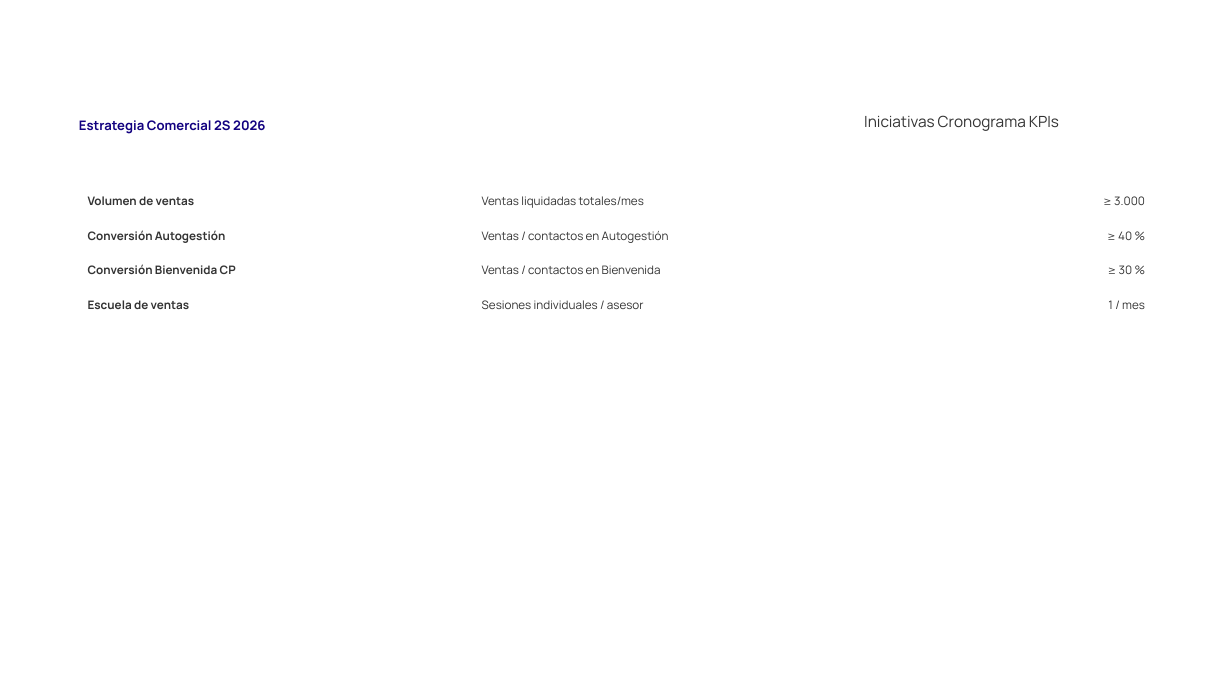
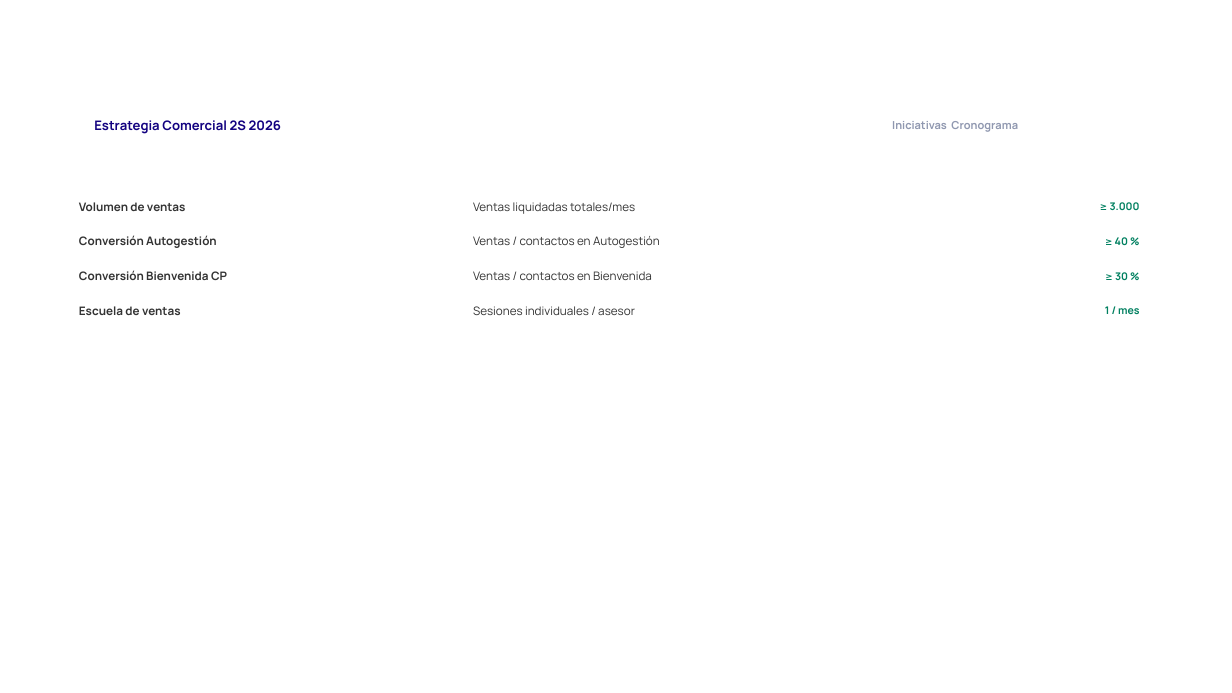
Before and after one commit to JeamPaulLabs/InformeSemestral, a slide deck: slide 28 of televentas/INFORME_TELEVENTAS_HIBRIDO_V2_SKELETON.pptx. Drawn at 1232x693 pixels with LibreOffice and Linux fonts; fonts in the diff are those of the drawing; background and template pictures are left out. Boxes give left, top, right and bottom in pixels: in the first picture for what was removed or moved away, otherwise in the second. Text is boxed around its words. In the diff, an @@ line names an element or a change of style, - is before the commit and + after.

```diff
--- a/televentas/INFORME_TELEVENTAS_HIBRIDO_V2_SKELETON.pptx
+++ b/televentas/INFORME_TELEVENTAS_HIBRIDO_V2_SKELETON.pptx
@@ text "Estrategia Comercial 2S 2026" moved from (x1=79, y1=120, x2=265, y2=134) to (x1=94, y1=120, x2=281, y2=134) @@
@@ text "Iniciativas Cronograma KPIs" moved from (x1=864, y1=115, x2=1059, y2=131) to (x1=892, y1=121, x2=1018, y2=132) @@
@@ text "Iniciativas Cronograma KPIs" at (x1=892, y1=121, x2=1018, y2=132): size 12 to 8.6 pt, bold on; text colour #333333 to #9098B0 in "Iniciativas Cronograma"; text colour #333333 to #FFFFFF in "KPIs" @@
@@ text "Volumen de ventas" moved from (x1=88, y1=196, x2=195, y2=205) to (x1=79, y1=202, x2=186, y2=211) @@
@@ text "Ventas liquidadas totales/mes" moved from (x1=482, y1=196, x2=644, y2=208) to (x1=473, y1=202, x2=635, y2=214) @@
@@ text "Conversión Autogestión" moved from (x1=88, y1=230, x2=226, y2=243) to (x1=79, y1=235, x2=217, y2=248) @@
@@ text "Ventas / contactos en Autogestión" moved from (x1=482, y1=231, x2=669, y2=243) to (x1=473, y1=236, x2=660, y2=248) @@
@@ text "Conversión Bienvenida CP" moved from (x1=88, y1=264, x2=236, y2=274) to (x1=79, y1=270, x2=227, y2=280) @@
@@ text "Ventas / contactos en Bienvenida" moved from (x1=482, y1=265, x2=661, y2=274) to (x1=473, y1=271, x2=652, y2=280) @@
@@ size 9.1 to 8.2 pt, text colour #333333 to #008060, bold on in 4 elements at (x1=1110, y1=202, x2=1140, y2=210), (x1=1105, y1=306, x2=1139, y2=314), (x1=1115, y1=237, x2=1128, y2=245), (x1=1115, y1=272, x2=1128, y2=280) @@
@@ text "≥ 30 %" moved from (x1=1119, y1=265, x2=1133, y2=274) to (x1=1115, y1=272, x2=1128, y2=280) @@
@@ text "Escuela de ventas" moved from (x1=88, y1=300, x2=190, y2=309) to (x1=79, y1=306, x2=181, y2=315) @@
@@ text "Sesiones individuales / asesor" moved from (x1=482, y1=300, x2=644, y2=309) to (x1=473, y1=306, x2=635, y2=315) @@
```
Also in this commit, not shown: 28 other slides changed, 43 other files.
